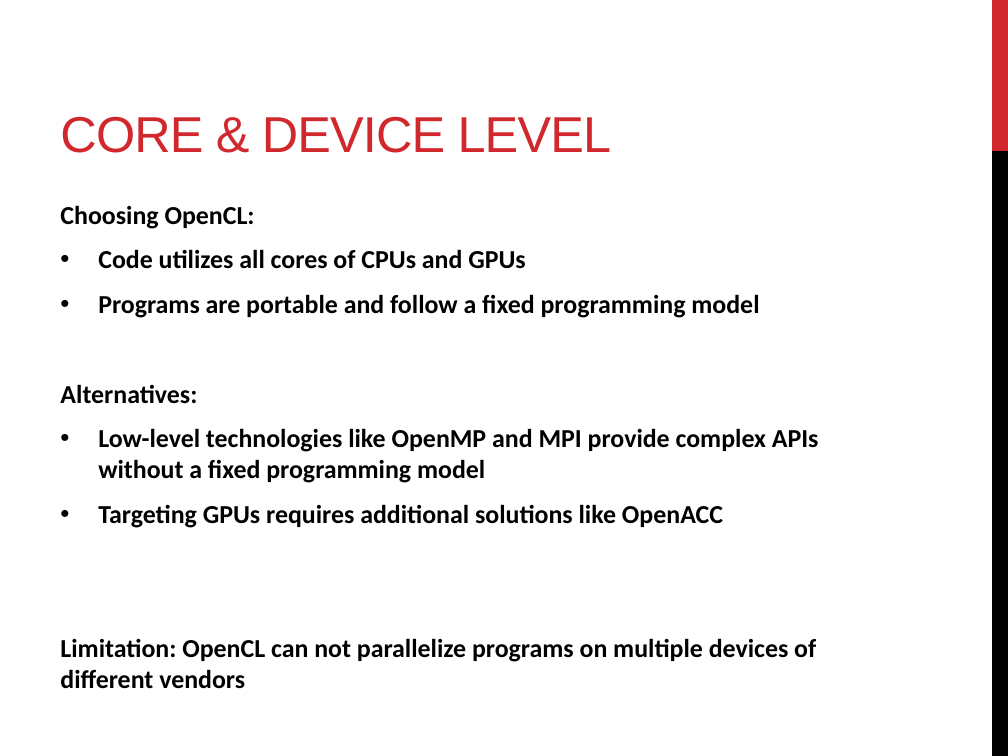
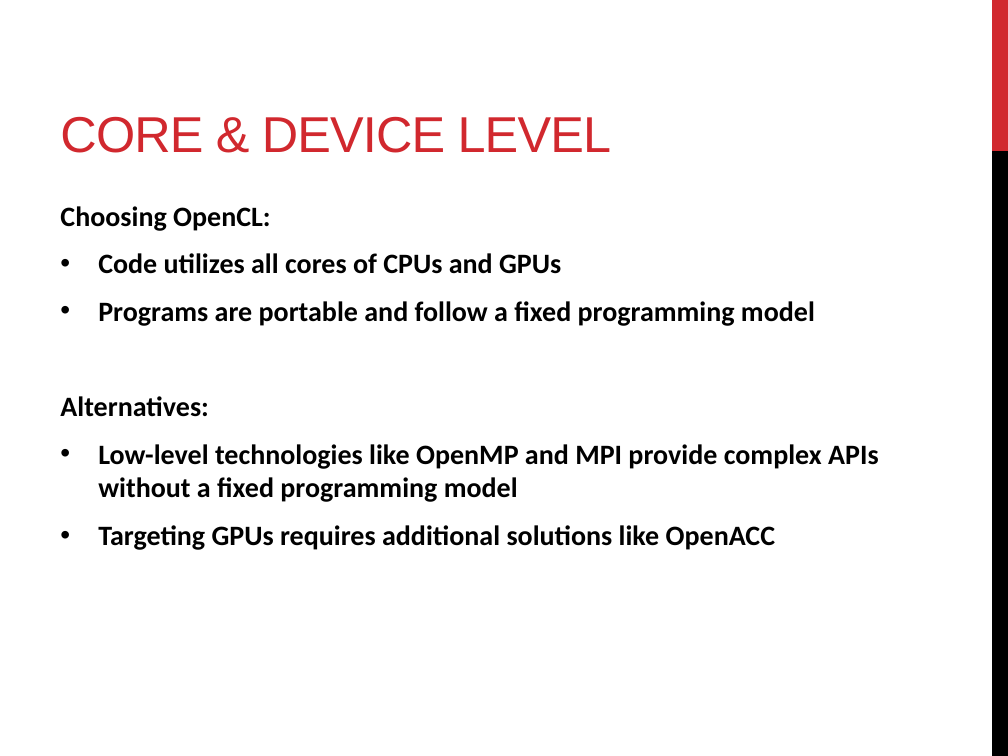
Before and after one commit to florianroesler/thesis_presentation, a slide deck: slide 17 of presentation.pptx. Drawn at 1008x756 pixels with LibreOffice and Linux fonts; fonts in the diff are those of the drawing. Boxes give left, top, right and bottom in pixels: in the first picture for what was removed or moved away, otherwise in the second. Text is boxed around its words. In the diff, an @@ line names an element or a change of style, - is before the commit and + after.

```diff
--- a/presentation.pptx
+++ b/presentation.pptx
@@ text "Choosing OpenCL:" at (x1=60, y1=206, x2=879, y2=550): size 18.5 to 20 pt @@
@@ text at (x1=60, y1=638, x2=816, y2=689): paragraph removed @@
-Limitation: OpenCL can not parallelize programs on multiple devices of different vendors
```
Also in this commit, not shown: 4 other slides changed, 1 slide added, 1 slide removed, 3 other files.
